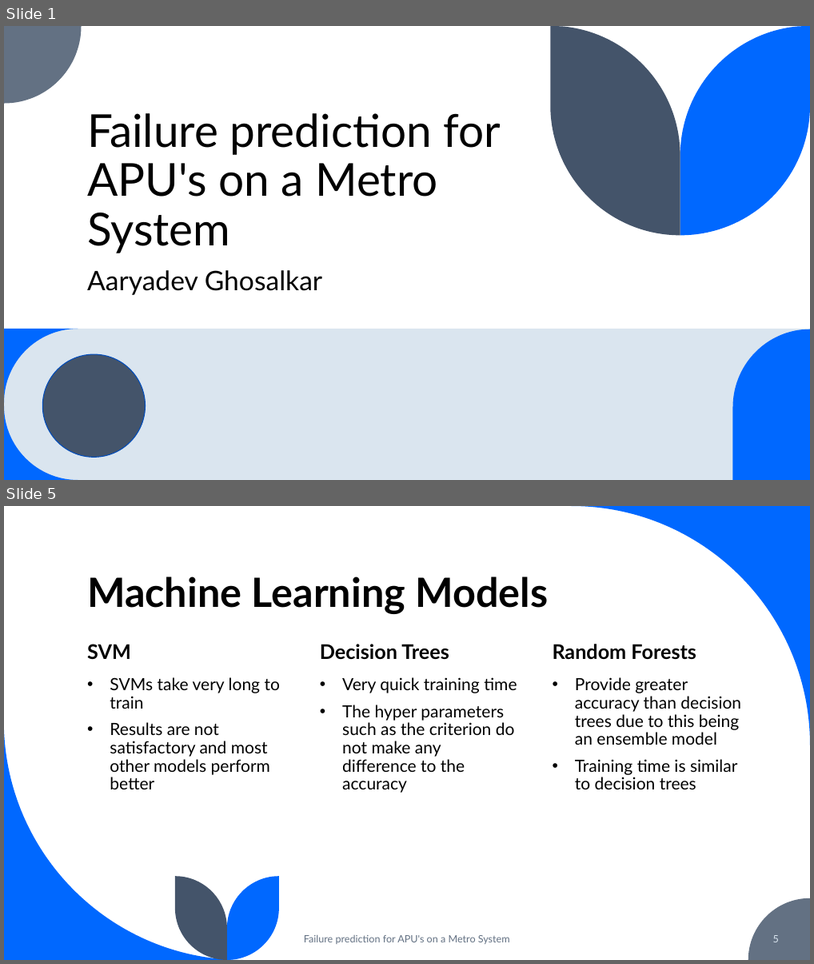
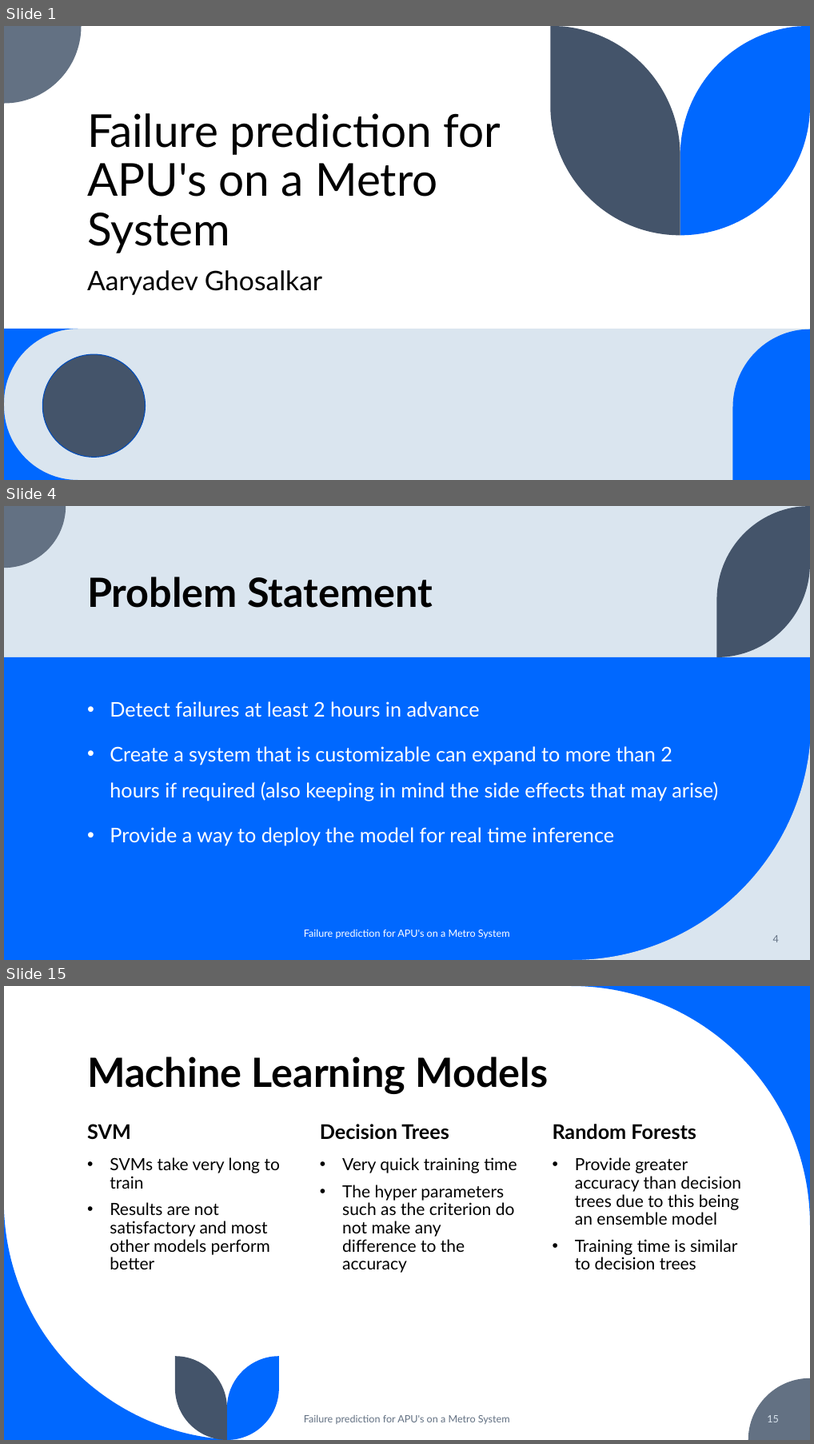
Before and after one commit to aaryadevg/Metro_PdM_Research, a slide deck: Paper/Viva.pptx. Shown one above the other, each under a label of ours: slides 1 and 5 before the commit, slides 1, 4 and 15 after it; the slides between them are not shown. The pictures are 814x964 and 814x1444 pixels, drawn with LibreOffice and Linux fonts; fonts in the diff are those of the drawing. Boxes give left, top, right and bottom in pixels: in the first picture for what was removed or moved away, otherwise in the second. Text is boxed around its words. In the diff, an @@ line names an element or a change of style, - is before the commit and + after.

```diff
--- a/Paper/Viva.pptx
+++ b/Paper/Viva.pptx
@@ slide 4 added at bbox=[4, 506, 810, 960], background #DAE5EF @@
@@ freeform shape added at bbox=[4, 506, 66, 568], fill #637183 @@
@@ freeform shape added at bbox=[718, 506, 810, 657], fill #44546A @@
@@ title added at bbox=[87, 576, 433, 608], 48 pt, text #000000, bold @@
+Problem Statement
@@ rectangle added at bbox=[4, 657, 810, 960], fill #0068FF @@
@@ text added at bbox=[110, 701, 718, 846], 24 pt, text #FFFFFF @@
+• Detect failures at least 2 hours in advance
+• Create a system that is customizable can expand to more than 2 hours if required (also keeping in mind the side effects that may arise)
+• Provide a way to deploy the model for real time inference
@@ freeform shape added at bbox=[573, 720, 810, 960], fill #DAE5EF @@
@@ text added at bbox=[304, 928, 510, 938], 12 pt, text #FFFFFF @@
+Failure prediction for APU's on a Metro System
@@ page number added at bbox=[774, 935, 779, 942], 12 pt, text #637183 @@
+4
@@ what was slide 5 is now slide 15 @@
@@ page number at bbox=[767, 1415, 779, 1422]: text changed @@
-5
+15
```
Also in this commit, not shown: 5 slides changed, 11 other slides added, 15 other files.
